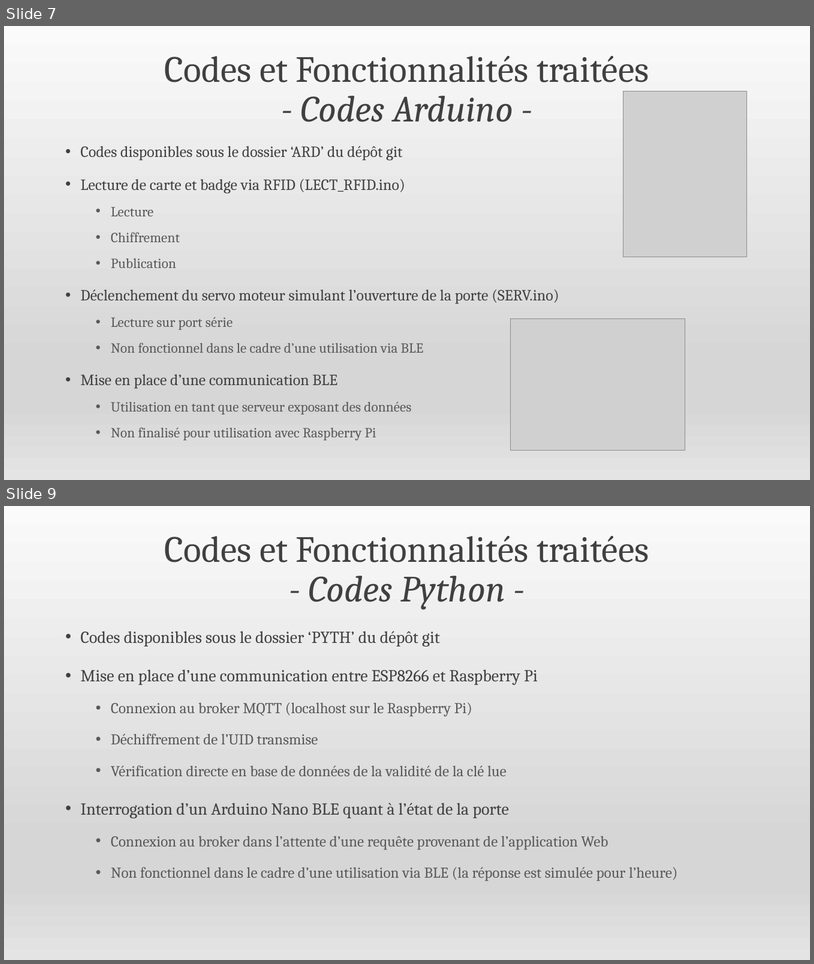
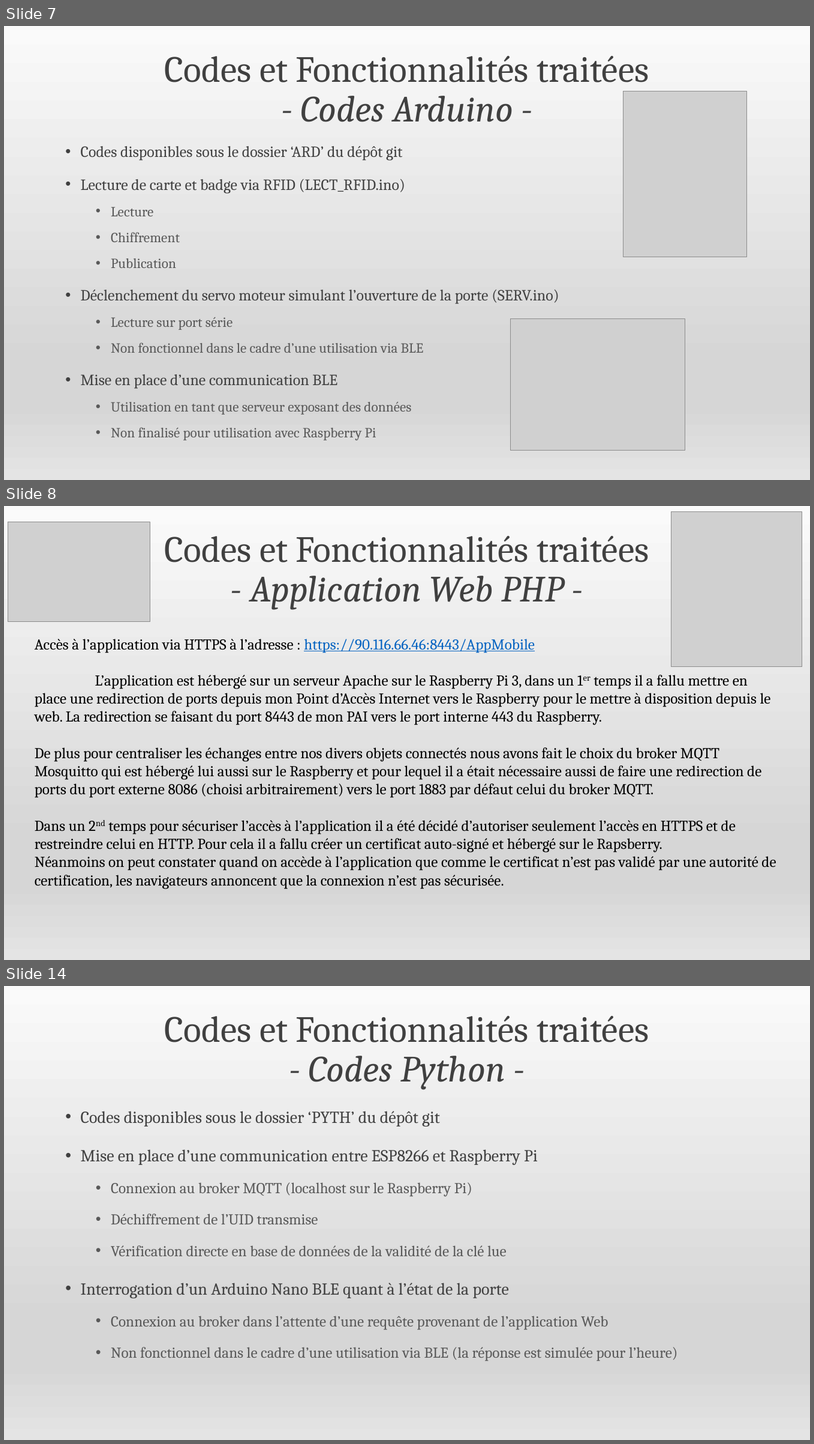
Before and after one commit to mapfra/LPIOTIA_2019_HODOR, a slide deck: Présentation du projet HODOR.pptx. Shown one above the other, each under a label of ours: slides 7 and 9 before the commit, slides 7, 8 and 14 after it; the slides between them are not shown. The pictures are 814x964 and 814x1444 pixels, drawn with LibreOffice and Linux fonts; fonts in the diff are those of the drawing; grey boxes stand for pictures. Boxes give left, top, right and bottom in pixels: in the first picture for what was removed or moved away, otherwise in the second. Text is boxed around its words. In the diff, an @@ line names an element or a change of style, - is before the commit and + after.

```diff
--- a/Présentation du projet HODOR.pptx
+++ b/Présentation du projet HODOR.pptx
@@ slide 8 added at (x1=4, y1=506, x2=810, y2=960), background gradient #FAFAFA to #D7D7D7 to #E4E4E4 @@
@@ picture added at (x1=8, y1=522, x2=150, y2=621) @@
@@ picture added at (x1=672, y1=511, x2=803, y2=666) @@
@@ text added at (x1=165, y1=535, x2=649, y2=610), 44 pt, text #404040 @@
+Codes et Fonctionnalités traitées
+- Application Web PHP -
@@ text added at (x1=35, y1=639, x2=776, y2=889), 18 pt, text #000000 @@
+Accès à l’application via HTTPS à l’adresse : https://90.116.66.46:8443/AppMobile
+L’application est hébergé sur un serveur Apache sur le Raspberry Pi 3, dans un 1er temps il a fallu mettre en place une redirection de ports depuis mon Point d’Accès Internet vers le Raspberry pour le mettre à disposition depuis le web. La redirection se faisant du port 8443 de mon PAI vers le port interne 443 du Raspberry.
+De plus pour centraliser les échanges entre nos divers objets connectés nous avons fait le choix du broker MQTT Mosquitto qui est hébergé lui aussi sur le Raspberry et pour lequel il a était nécessaire aussi de faire une redirection de ports du port externe 8086 (choisi arbitrairement) vers le port 1883 par défaut celui du broker MQTT.
+Dans un 2nd temps pour sécuriser l’accès à l’application il a été décidé d’autoriser seulement l’accès en HTTPS et de restreindre celui en HTTP. Pour cela il a fallu créer un certificat auto-signé et hébergé sur le Rapsberry.
+Néanmoins on peut constater quand on accède à l’application que comme le certificat n’est pas validé par une autorité de certification, les navigateurs annoncent que la connexion n’est pas sécurisée.
@@ what was slide 9 is now slide 14 @@
```
Also in this commit, not shown: 2 slides changed, 4 other slides added.
